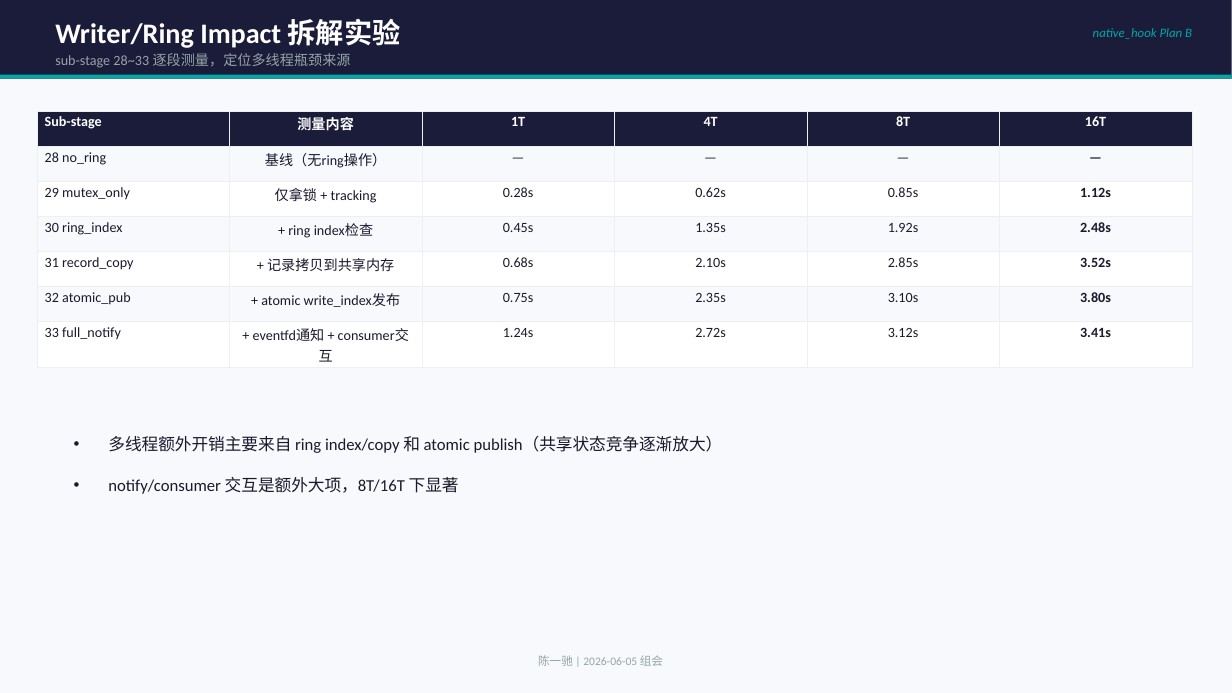
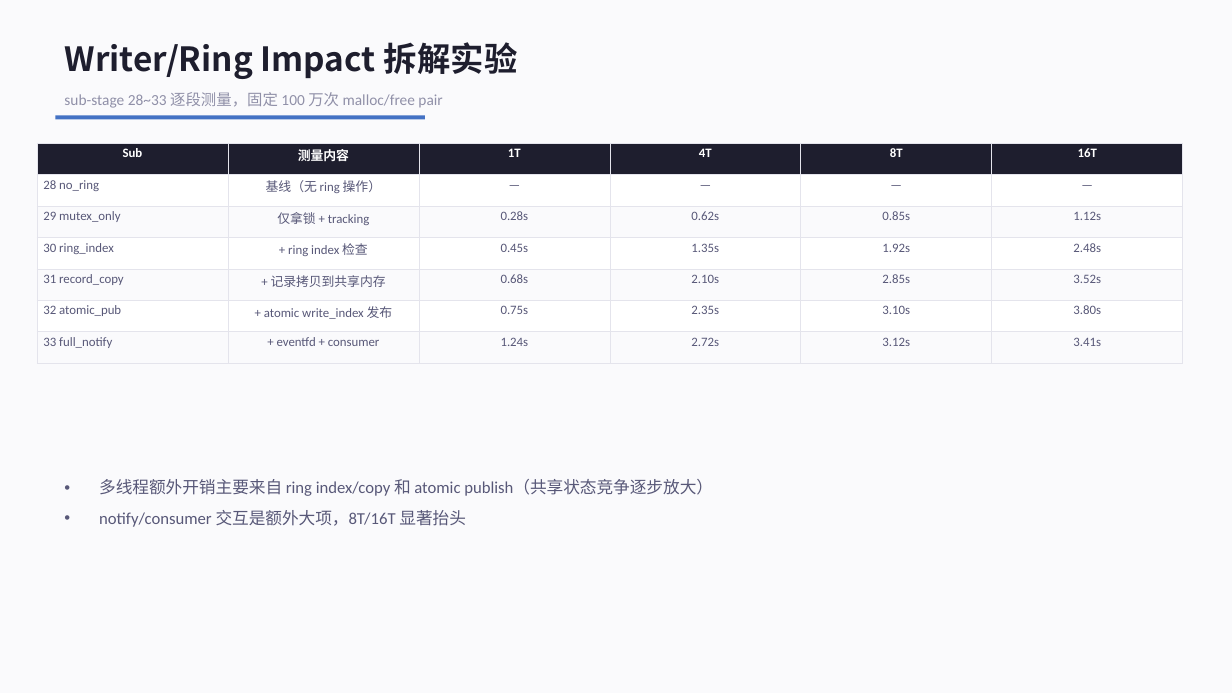
Before and after one commit to YiChiChen1106/Nativehook_linux_planb, a slide deck: slide 3 of presentation/native_hook_progress_2026-06-05.pptx. Drawn at 1232x693 pixels with LibreOffice and Linux fonts; fonts in the diff are those of the drawing. Boxes give left, top, right and bottom in pixels: in the first picture for what was removed or moved away, otherwise in the second. Text is boxed around its words. In the diff, an @@ line names an element or a change of style, - is before the commit and + after.

Commit message:
Redesign PPT v2: warm modern style, big numbers, flat cards

```diff
--- a/presentation/native_hook_progress_2026-06-05.pptx
+++ b/presentation/native_hook_progress_2026-06-05.pptx
@@ background #F7F9FC to #FAFAFC @@
@@ rectangle removed at box(0, 0, 1232, 79) @@
@@ text removed at box(1093, 28, 1192, 39) @@
-native_hook Plan B
@@ text "Writer/Ring Impact 拆解实验": place and size @@
-text "Writer/Ring Impact 拆解实验" at box(55, 18, 401, 48)
+text "Writer/Ring Impact 拆解实验" at box(64, 42, 517, 79)
@@ text "Writer/Ring Impact 拆解实验" at box(64, 42, 517, 79): size 22 to 26 pt, font Calibri to Noto Sans CJK SC, text colour #FFFFFF to #1E1E2E @@
@@ rectangle removed at box(0, 75, 1232, 79) @@
@@ rectangle added at box(55, 116, 425, 119), fill #4472C4 @@
@@ text at box(64, 92, 442, 108): text changed; size 11 to 12 pt; text colour #95A5A6 to #9090A8 @@
-sub-stage 28~33 逐段测量，定位多线程瓶颈来源
+sub-stage 28~33 逐段测量，固定 100 万次 malloc/free pair
@@ table at box(37, 143, 1185, 352) @@
-row 1, column 1: Sub-stage
+row 1, column 1: Sub
-row 2, column 2: 基线（无ring操作）
+row 2, column 2: 基线（无 ring 操作）
-row 4, column 2: + ring index检查
+row 4, column 2: + ring index 检查
-row 6, column 2: + atomic write_index发布
+row 6, column 2: + atomic write_index 发布
-row 7, column 2: + eventfd通知 + consumer交互
+row 7, column 2: + eventfd + consumer
@@ fill #1B1B3A to #1E1E2E in row 1 @@
@@ fill #F7F9FC to #FFFFFF in 18 cells @@
@@ fill #FFFFFF to #FAFAFC in 18 cells @@
@@ size 11 to 10 pt in "测量内容", "1T", "4T", "8T" and 33 more places @@
@@ text colour #1A1A2E to #585878 in "28 no_ring", "—", "—", "—" and 28 more places @@
@@ bold off in "—", "1.12s", "2.48s", "3.52s" and 2 more places @@
@@ borders changed @@
@@ table: place and size @@
-table at box(37, 111, 1190, 345)
+table at box(37, 143, 1185, 352)
@@ text at box(99, 479, 713, 527): text changed; text colour #1A1A2E to #585878 @@
-• 多线程额外开销主要来自 ring index/copy 和 atomic publish（共享状态竞争逐渐放大）
-• notify/consumer 交互是额外大项，8T/16T 下显著
+• 多线程额外开销主要来自 ring index/copy 和 atomic publish（共享状态竞争逐步放大）
+• notify/consumer 交互是额外大项，8T/16T 显著抬头
@@ text removed at box(538, 655, 663, 666) @@
-陈一驰 | 2026-06-05 组会
```
Also in this commit, not shown: 9 other slides changed, 1 other file.
